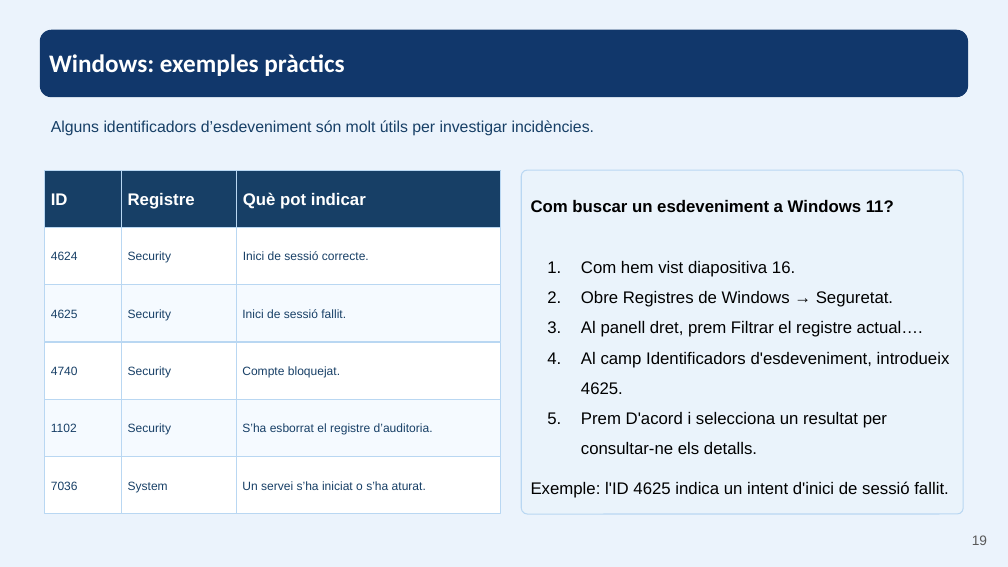
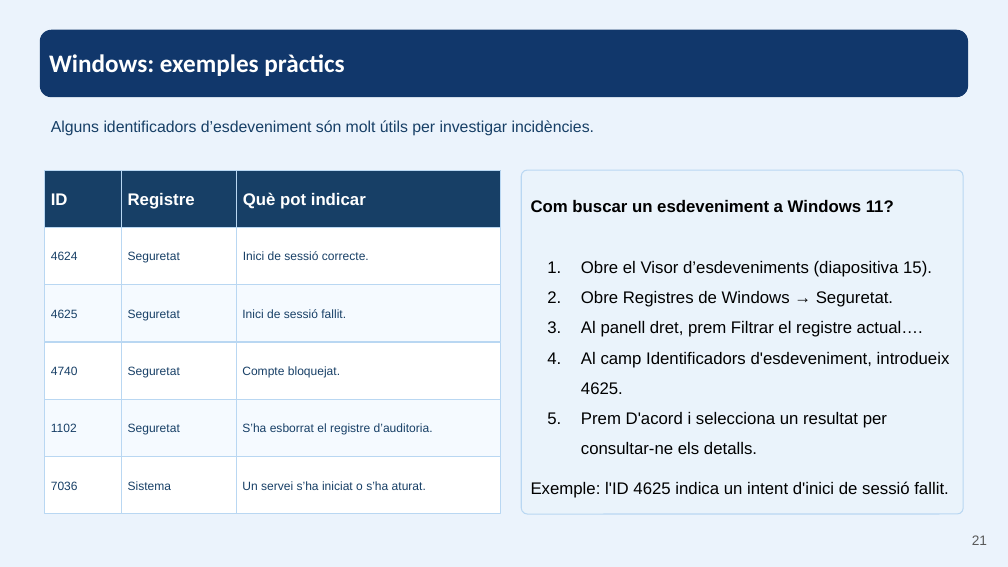
Before and after one commit to ejgutierrez74/smx-seguretat-informatica, a slide deck: slide 21 of materials-ra1/part-vii.pptx (slide 19 before the commit). Drawn at 1008x567 pixels with LibreOffice and Linux fonts; fonts in the diff are those of the drawing. Boxes give left, top, right and bottom in pixels: in the first picture for what was removed or moved away, otherwise in the second. Text is boxed around its words. In the diff, an @@ line names an element or a change of style, - is before the commit and + after.

```diff
--- a/materials-ra1/part-vii.pptx
+++ b/materials-ra1/part-vii.pptx
@@ text at box(128, 251, 180, 263): text changed @@
-Security
+Seguretat
@@ text in rounded rectangle at box(581, 261, 932, 277): text changed @@
-1. Com hem vist diapositiva 16.
+1. Obre el Visor d’esdeveniments (diapositiva 15).
@@ text at box(128, 309, 180, 320): text changed @@
-Security
+Seguretat
@@ text at box(128, 366, 180, 378): text changed @@
-Security
+Seguretat
@@ text at box(128, 423, 180, 435): text changed @@
-Security
+Seguretat
@@ text at box(128, 481, 172, 490): text changed @@
-System
+Sistema
@@ page number at box(972, 535, 987, 545): text changed @@
-19
+21
```
Also in this commit, not shown: 11 other slides changed, 6 slides added, 2 slides removed, 16 other files.
